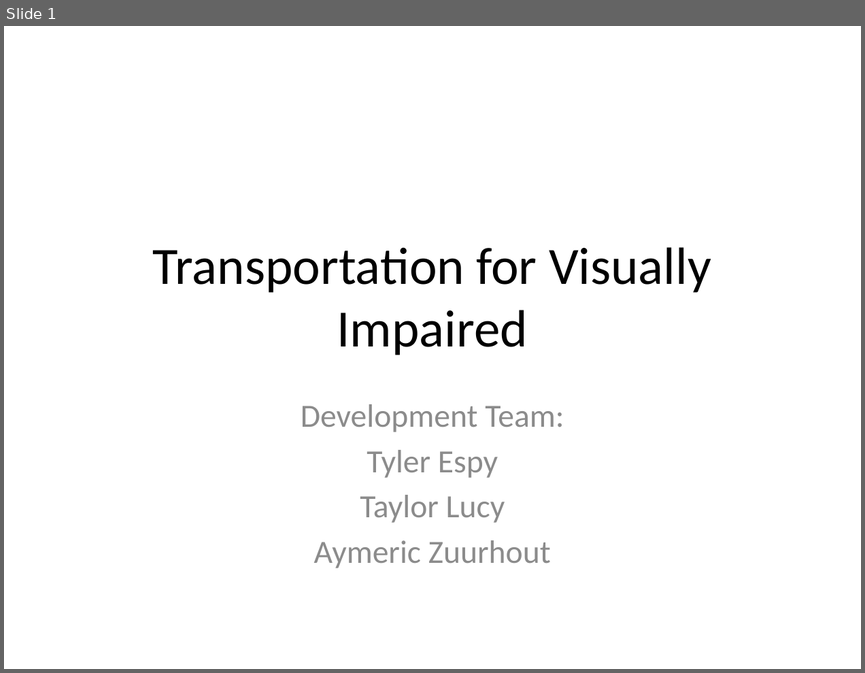
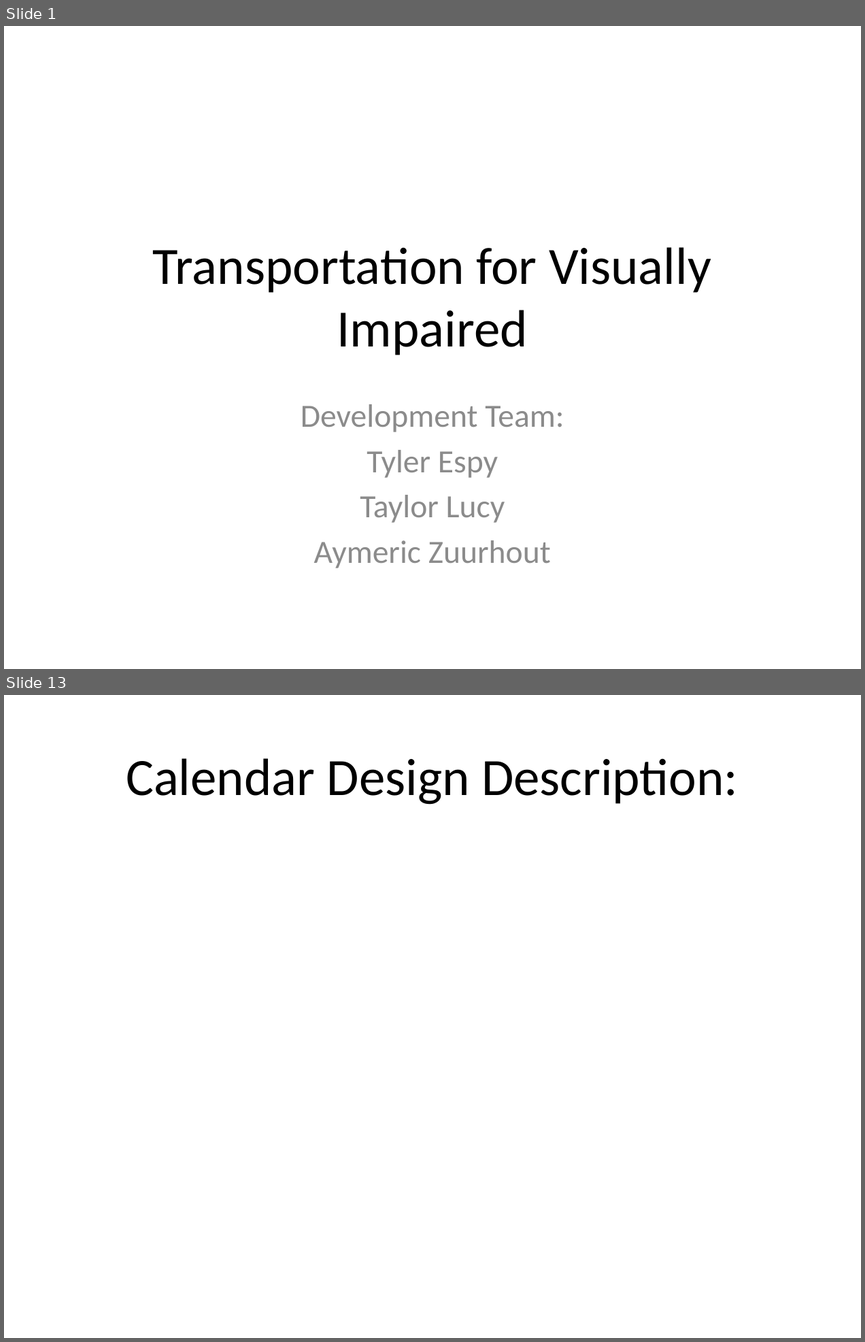
Before and after one commit to telepresencebot2/Transportation-For-Visually-Impaired, a slide deck: Presentation.pptx. Shown one above the other, each under a label of ours: slide 1 before the commit, slides 1 and 13 after it; the slides between them are not shown. The pictures are 865x673 and 865x1342 pixels, drawn with LibreOffice and Linux fonts; fonts in the diff are those of the drawing; background and template pictures are left out. Boxes give left, top, right and bottom in pixels: in the first picture for what was removed or moved away, otherwise in the second. Text is boxed around its words. In the diff, an @@ line names an element or a change of style, - is before the commit and + after.

```diff
--- a/Presentation.pptx
+++ b/Presentation.pptx
@@ slide 13 added at box(4, 695, 861, 1338), background picture (left out) @@
@@ title added at box(126, 758, 738, 804), 44 pt, text #000000 @@
+Calendar Design Description:
```
Also in this commit, not shown: 10 slides changed, 2 other slides added.
